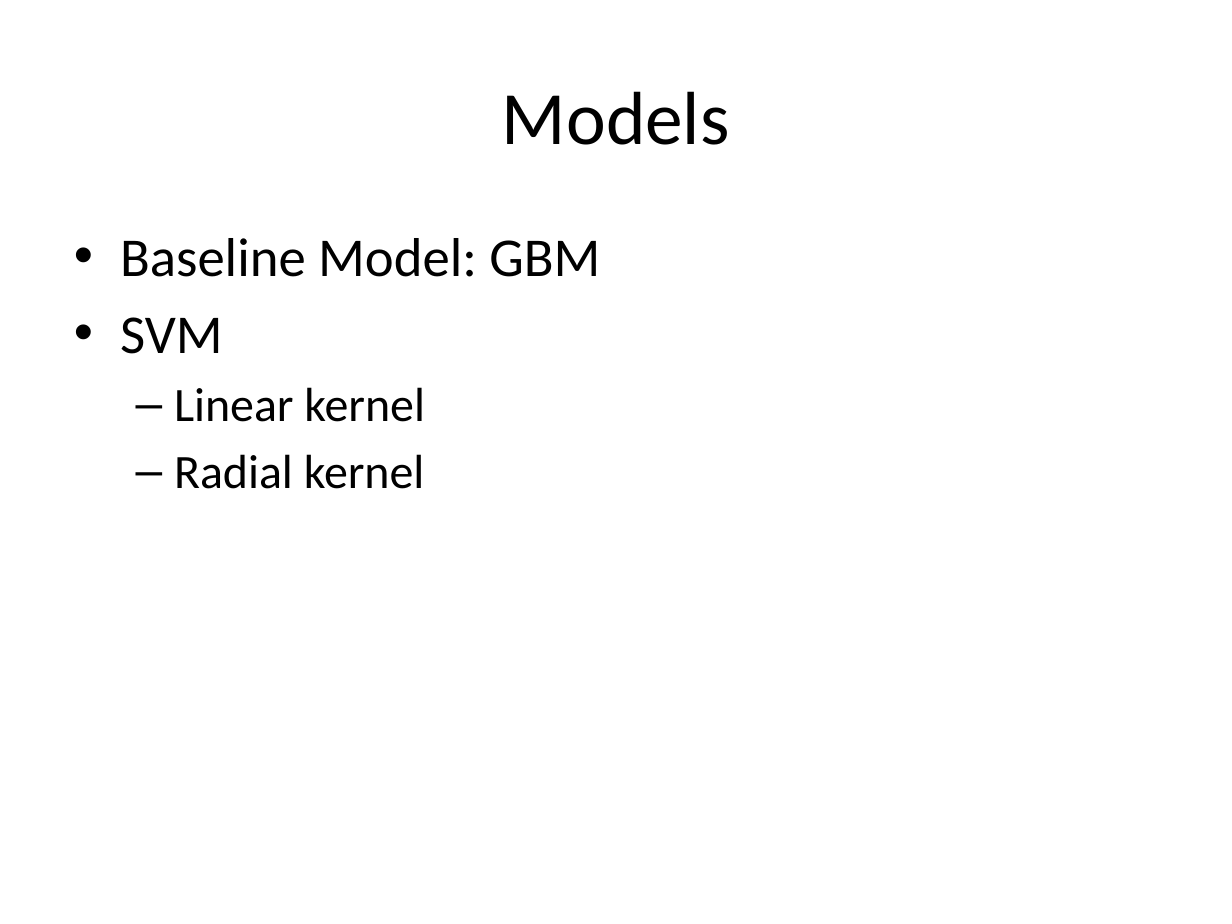
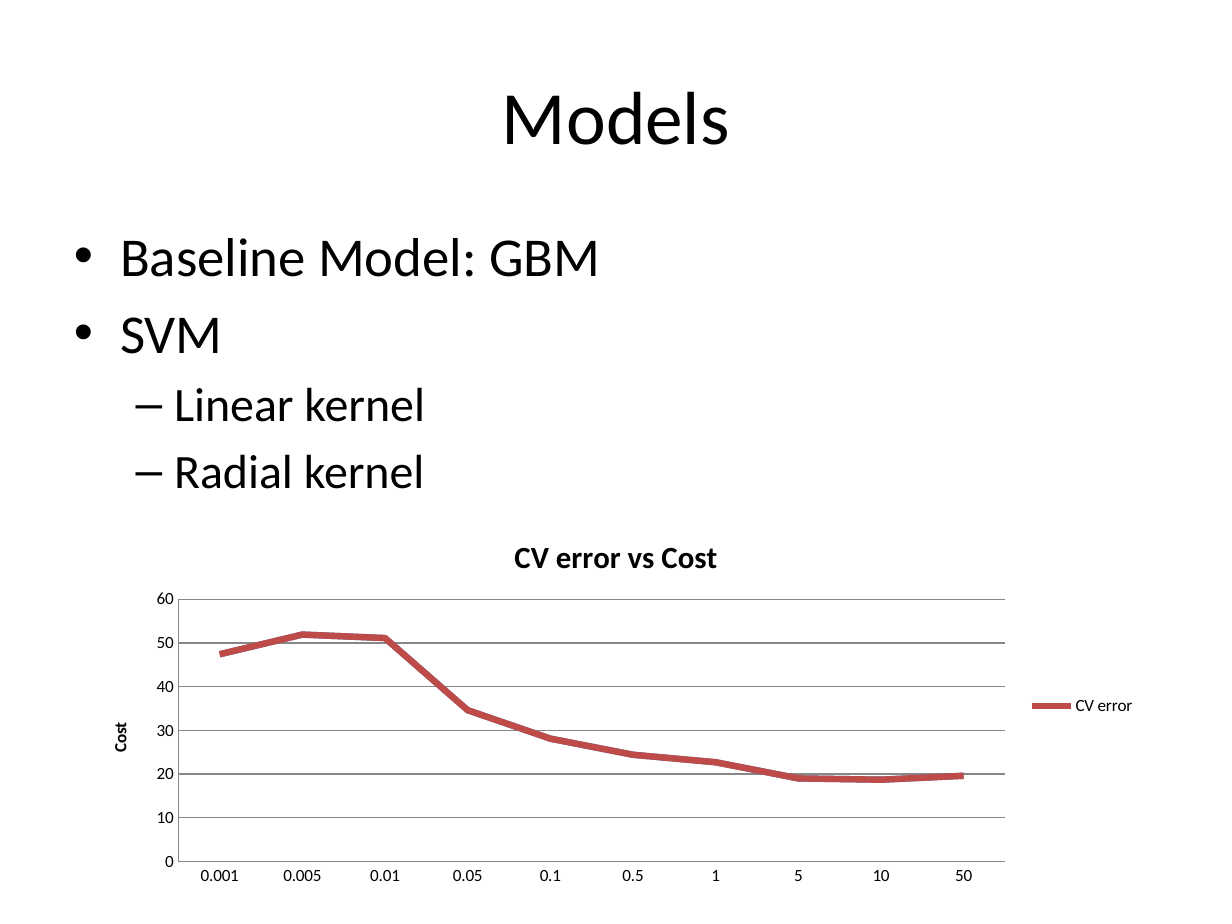
Before and after one commit to TZstatsADS/Fall2016-proj3-grp1, a slide deck: slide 5 of doc/Image Presentation.pptx. Drawn at 1232x924 pixels with LibreOffice and Linux fonts; fonts in the diff are those of the drawing. Boxes give left, top, right and bottom in pixels: in the first picture for what was removed or moved away, otherwise in the second. Text is boxed around its words. In the diff, an @@ line names an element or a change of style, - is before the commit and + after.

```diff
--- a/doc/Image Presentation.pptx
+++ b/doc/Image Presentation.pptx
@@ line chart added at (84,519,1148,893) @@
+title "CV error vs Cost"
+categories: 0.001, 0.005, 0.01, 0.05, 0.1, 0.5, 1.0, 5.0, 10.0, 50.0
+Series 1: 47, 52, 51, 35, 28, 24, 23, 19, 19, 20
+CV error: 47, 52, 51, 35, 28, 24, 23, 19, 19, 20
```
Also in this commit, not shown: 1 other slide changed.
